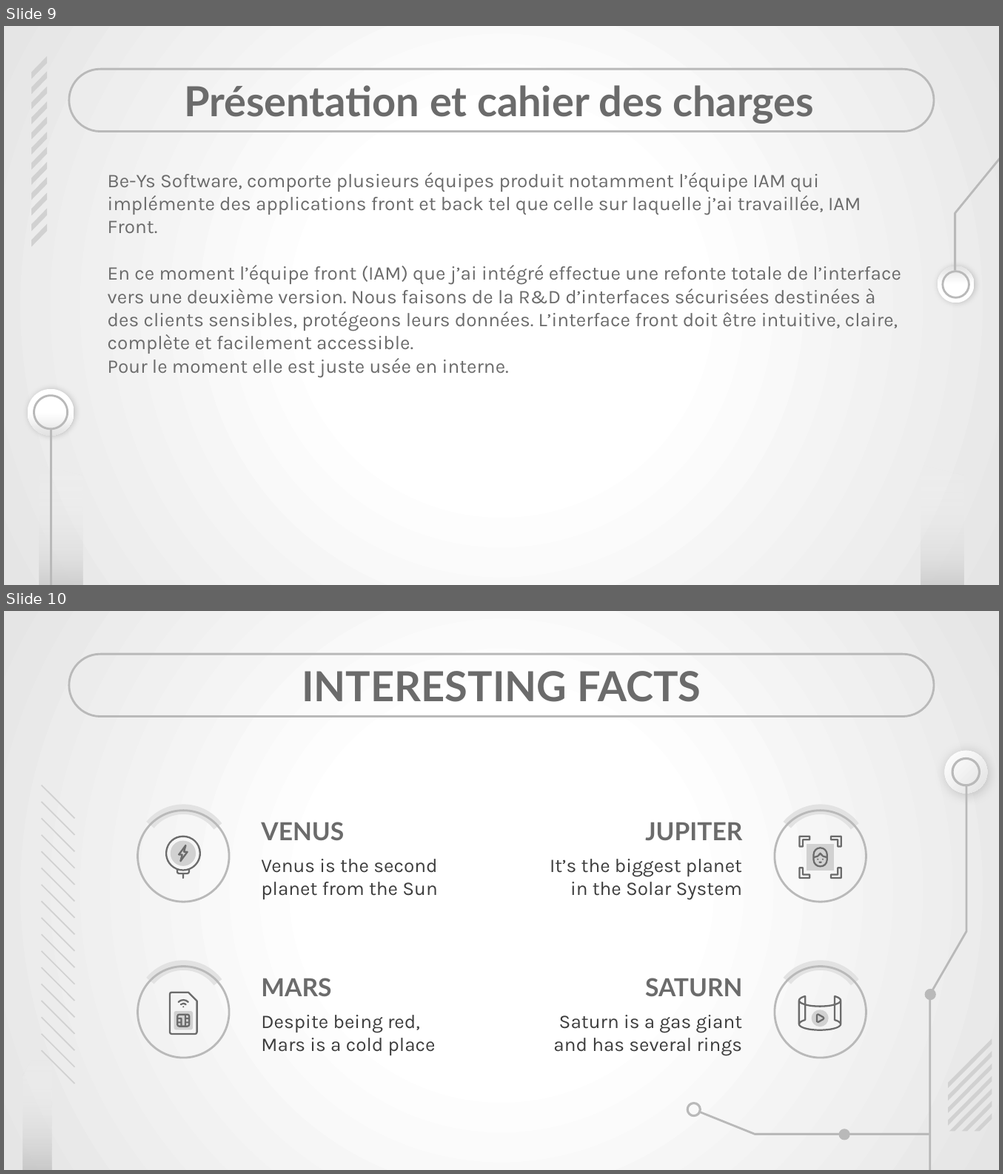
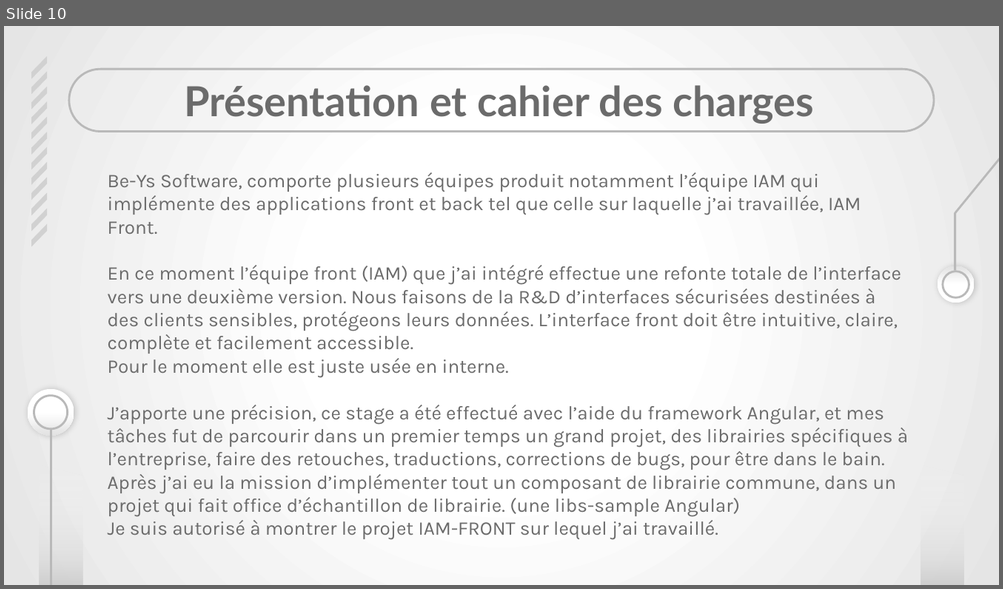
Before and after one commit to Ninewashburn/Business_case-Symfony-eShop-, a slide deck: capture_texte/fiche en cours de remplissage/Présentation soutenance Meynadier Renaud.pptx. Shown one above the other, each under a label of ours: slides 9 and 10 before the commit, slide 10 after it. The pictures are 1003x1174 and 1003x589 pixels, drawn with LibreOffice and Linux fonts; fonts in the diff are those of the drawing. Boxes give left, top, right and bottom in pixels: in the first picture for what was removed or moved away, otherwise in the second. Text is boxed around its words. In the diff, an @@ line names an element or a change of style, - is before the commit and + after.

```diff
--- a/capture_texte/fiche en cours de remplissage/Présentation soutenance Meynadier Renaud.pptx
+++ b/capture_texte/fiche en cours de remplissage/Présentation soutenance Meynadier Renaud.pptx
@@ slide 10 removed at (4,611,999,1170), background gradient #FFFFFF to #E5E5E5 @@
@@ rounded rectangle removed at (68,654,933,716) @@
@@ title removed at (301,671,700,702) @@
-INTERESTING FACTS
@@ arch (boxed as its full ring) removed at (116,786,251,921) @@
@@ arch (boxed as its full ring) removed at (752,786,888,921) @@
@@ ellipse removed at (137,811,229,903) @@
@@ title removed at (261,822,344,840) @@
-VENUS
@@ title removed at (645,822,742,840) @@
-JUPITER
@@ ellipse removed at (774,811,865,903) @@
@@ freeform shape removed at (158,836,201,880) @@
@@ freeform shape removed at (170,837,196,866) @@
@@ freeform shape removed at (178,845,189,863) @@
@@ subtitle removed at (261,859,437,900) @@
-Venus is the second planet from the Sun
@@ subtitle removed at (549,859,742,900) @@
-It’s the biggest planet in the Solar System
@@ group removed at (799,836,842,880): 9 freeform shapes @@
@@ arch (boxed as its full ring) removed at (116,942,251,1077) @@
@@ arch (boxed as its full ring) removed at (752,942,888,1077) @@
@@ ellipse removed at (137,967,229,1059) @@
@@ title removed at (261,978,331,997) @@
-MARS
@@ title removed at (645,978,742,997) @@
-SATURN
@@ ellipse removed at (774,967,865,1059) @@
@@ group removed at (169,992,198,1036): 6 freeform shapes @@
@@ freeform shape removed at (796,996,848,1032) @@
@@ freeform shape removed at (811,1007,828,1027) @@
@@ group removed at (686,750,987,1170): 7 freeform shapes @@
@@ freeform shape removed at (23,1024,52,1170) @@
@@ subtitle removed at (261,1015,435,1056) @@
-Despite being red, Mars is a cold place
@@ subtitle removed at (553,1015,743,1056) @@
-Saturn is a gas giant and has several rings
@@ freeform shape removed at (816,1014,825,1022) @@
@@ group removed at (41,785,74,1085): 17 freeform shapes @@
@@ group removed at (948,1039,992,1131): 7 freeform shapes @@
@@ what was slide 9 is now slide 10 @@
@@ slide 10 changed as well @@
@@ text at (108,405,908,540): paragraphs added @@
+J’apporte une précision, ce stage a été effectué avec l’aide du framework Angular, et mes tâches fut de parcourir dans un premier temps un grand projet, des librairies spécifiques à l’entreprise, faire des retouches, traductions, corrections de bugs, pour être dans le bain.
+Après j’ai eu la mission d’implémenter tout un composant de librairie commune, dans un projet qui fait office d’échantillon de librairie. (une libs-sample Angular)
+Je suis autorisé à montrer le projet IAM-FRONT sur lequel j’ai travaillé.
```
Also in this commit, not shown: 23 other slides changed, 9 slides added, 1 other file.
